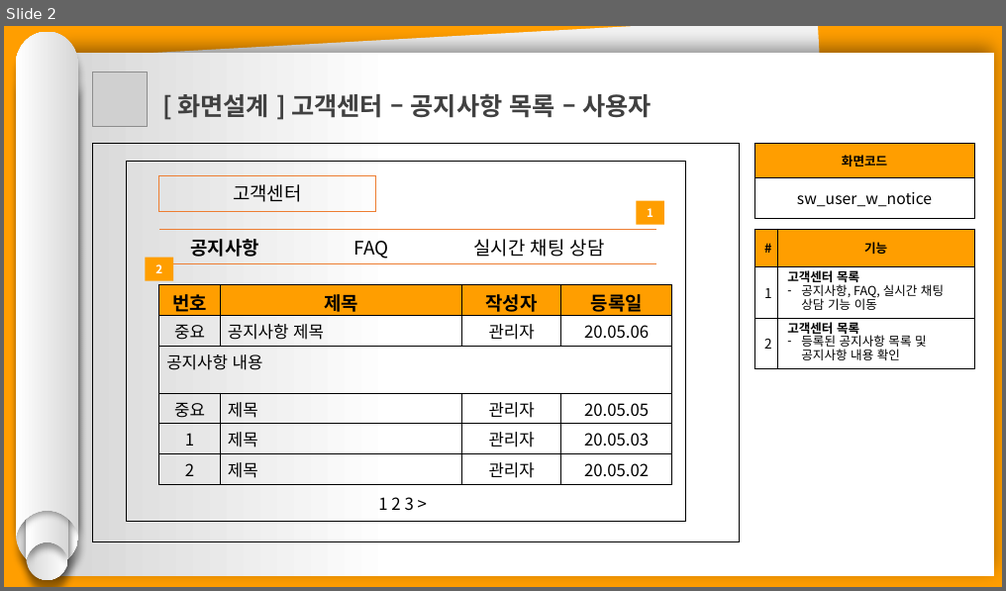
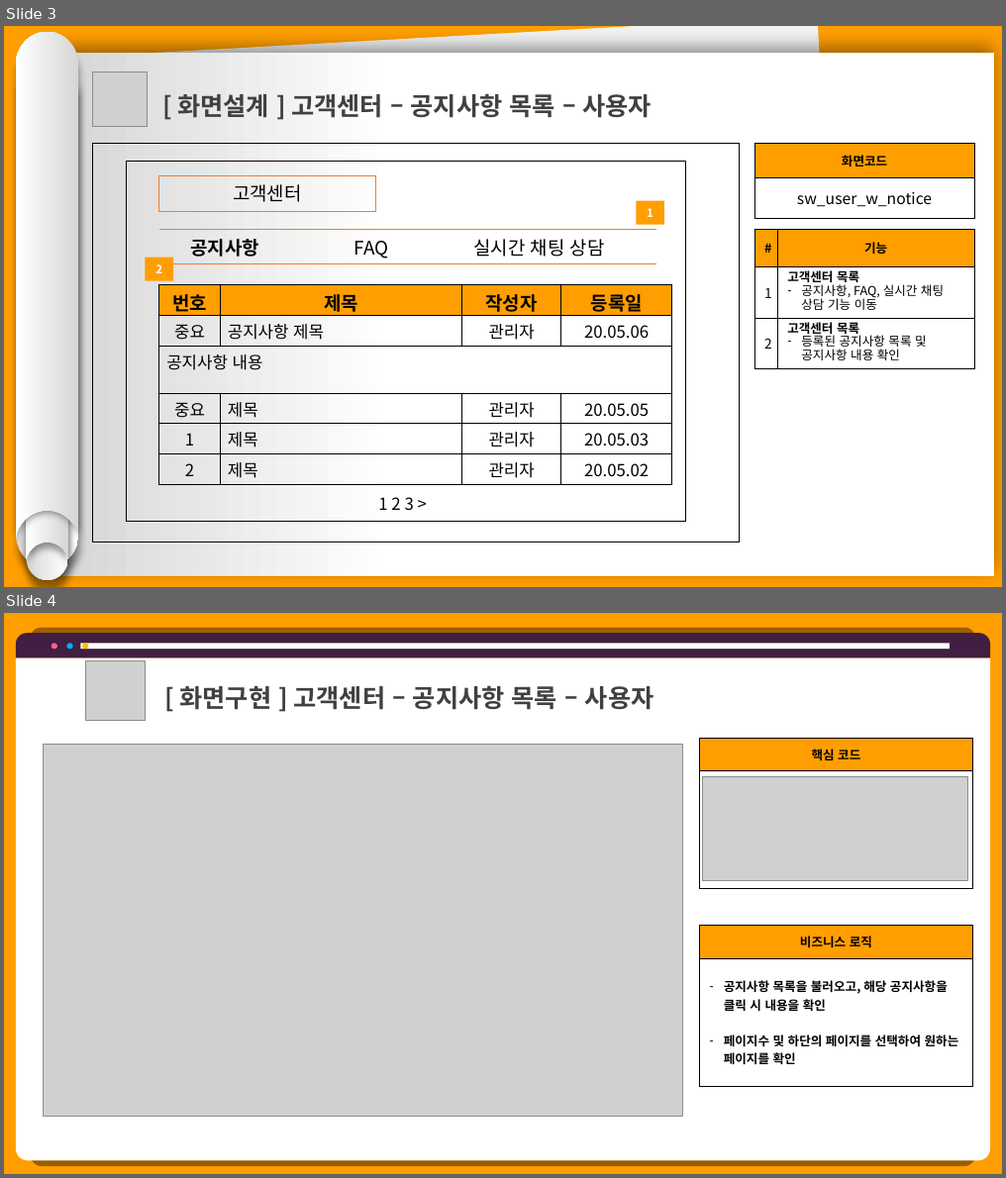
Before and after one commit to hhsw07/ezen-academy-projects, a slide deck: 0 발표용 파워포인트/project06 - 파워포인트 종합 - 송우.pptx. Shown one above the other, each under a label of ours: slide 2 before the commit, slides 3 and 4 after it. The pictures are 1006x591 and 1006x1178 pixels, drawn with LibreOffice and Linux fonts; fonts in the diff are those of the drawing; grey boxes stand for pictures. Boxes give left, top, right and bottom in pixels: in the first picture for what was removed or moved away, otherwise in the second. Text is boxed around its words. In the diff, an @@ line names an element or a change of style, - is before the commit and + after.

```diff
--- a/0 발표용 파워포인트/project06 - 파워포인트 종합 - 송우.pptx
+++ b/0 발표용 파워포인트/project06 - 파워포인트 종합 - 송우.pptx
@@ slide 4 added at [4, 613, 1002, 1174], background #FF9E00 @@
@@ round same rect added at [16, 633, 991, 658], fill #411F42 @@
@@ round same rect added at [16, 658, 991, 1161], fill #FFFFFF @@
@@ ellipse added at [52, 643, 57, 649], fill #FF6189 @@
@@ ellipse added at [67, 643, 73, 649], fill #00B0F0 @@
@@ rectangle added at [80, 643, 949, 649], fill #FFFFFF @@
@@ ellipse added at [82, 643, 88, 649], fill #FFC000 @@
@@ picture added at [85, 661, 145, 720] @@
@@ text added at [180, 685, 654, 710], 24 pt, text #404040, bold @@
+[ 화면구현 ] 고객센터 – 공지사항 목록 – 사용자
@@ picture added at [43, 744, 682, 1116] @@
@@ table added at [699, 738, 973, 889], 2 rows, 1 columns @@
+핵심 코드
+$(“.noticeList td”).click(function(){ / if($(this / };
@@ picture added at [703, 776, 968, 880] @@
@@ table added at [699, 925, 973, 1087], 2 rows, 1 columns @@
+비즈니스 로직
+공지사항 목록을 불러오고, 해당 공지사항을 클릭 시 내용을 확인 / 페이지수 및 하단의 페이지를 선택하여 원하는 페이지를 확인
@@ what was slide 2 is now slide 3 @@
```
Also in this commit, not shown: 1 other slide added, 9 other files.
